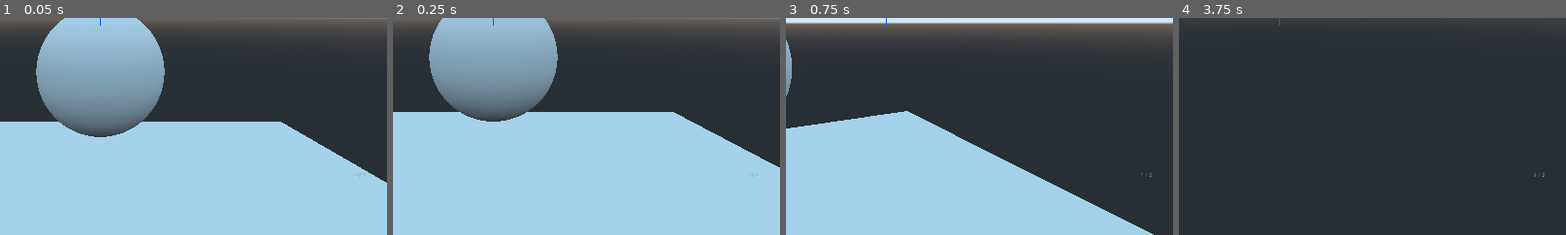
Above: before the commit, frames 1-4 (left to right).
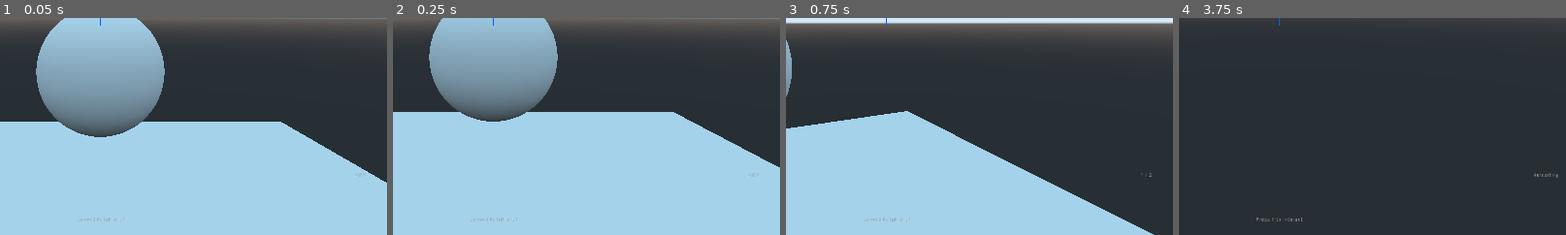
Above: after the commit, the same moments.

Repository: TheNoobBOBXD/Game2021
Game: Godot game, scene res://Scenes/World.tscn
The game is run twice, just before and just after one commit, with the same random seed, the same clock (stepped at 60 frames per second) and the same inputs.
Inputs (mouse positions are % of the whole screen's width and height, from its top left):
- Up to frame 1 (0.05 s): no input
- Up to frame 2 (0.25 s): no input
- Up to frame 3 (0.75 s): tap E (Interact, bound only after the commit) at 0.5 s; move the mouse to (55, 50) at 0.52 s; hold W (move_forward) from 0.53 s (still down); click (55, 50) at 0.6 s
- Up to frame 4 (3.75 s): keep holding W (move_forward); tap Space (jump) at 0.77, 1.52, 3.02 s; tap E (Interact, bound only after the commit) at 0.8, 1.25, 1.35, 2, 2.3, 2.75, 2.85, 3.5 s; move the mouse to (45, 50) at 1.27 s; click (45, 50) at 1.55 s; move the mouse to (52, 48) at 2.02 s; click (52, 48) at 2.1 s; move the mouse to (49, 52) at 2.77 s; click (49, 52) at 3.05 s; move the mouse to (57, 51) at 3.52 s; click (57, 51) at 3.6 s
The pictures show only the part of the screen within x 37-87%, y 50-100%; the shares and areas given below are measured in that part.

The runs differ from the first frame. In frame 1, less than 0.1% of the frame differs, in the area x 20-33%, y 91-94%; in frame 2, less than 0.1%; in frame 3, less than 0.1%; in frame 4, 0.1%, in the area x 20-98%, y 71-94%.

Commit message:
Everythingstillworkingstartinginteraction
20th may

Diff:
--- /dev/null
+++ b/PrisonEscape3D/Interactable/Interactable.gd
@@ -0,0 +1,9 @@
+extends Node
+
+class_name Interactable
+
+func get_interaction_text():
+	return "Interact"
+
+func interact():
+	print("Interacted with $s" % name)
--- /dev/null
+++ b/PrisonEscape3D/Player/Interaction.gd
@@ -0,0 +1,14 @@
+extends RayCast
+
+
+var current_collider
+onready var interaction_label = get_node("/root/World/UI/InteractionLabel"
+)
+func _process(delta):
+	var collider = get_collider()
+
+	if is_colliding() and collider is Interactable:
+		if current_collider != collider:
+			current_collider = collider
+	elif current_collider:
+		current_collider = null
--- a/PrisonEscape3D/Player/Player.tscn
+++ b/PrisonEscape3D/Player/Player.tscn
@@ -1,8 +1,9 @@
-[gd_scene load_steps=6 format=2]
+[gd_scene load_steps=7 format=2]
 
 [ext_resource path="res://Player/FPSscript.gd" type="Script" id=1]
 [ext_resource path="res://crosshair.png" type="Texture" id=2]
 [ext_resource path="res://Player/Shotgun.gd" type="Script" id=3]
+[ext_resource path="res://Player/Interaction.gd" type="Script" id=4]
 
 [sub_resource type="CapsuleShape" id=1]
 radius = 0.75
@@ -43,6 +44,9 @@
 enabled = true
 cast_to = Vector3( 0, 0, -100 )
 
+[node name="InteractionRayCast" type="RayCast" parent="Head/Camera"]
+script = ExtResource( 4 )
+
 [node name="Weapon" type="Node" parent="."]
 script = ExtResource( 3 )
 fire_rate = 1.0
--- a/PrisonEscape3D/Player/Weapon.gd
+++ b/PrisonEscape3D/Player/Weapon.gd
@@ -14,27 +14,23 @@
 
 func _ready():
 	current_ammo = clip_size
+
+
+func _process(delta):
 	if reloading:
 		ammo_label.set_text("Reloading...")
+	else:
+		ammo_label.set_text("%d / %d" % [current_ammo, clip_size])
 
-func _process(delta):
-	ammo_label.set_text("%d / %d" % [current_ammo, clip_size])
 	if Input.is_action_just_pressed("primary_fire") and can_fire:
 		#this code fire theweapon
 		if current_ammo > 0 and not reloading: #checking if gun hasammo to shoot
-			print("fired weapon")
-			can_fire = false
-			current_ammo -= 1
-			check_collision()
-			yield(get_tree().create_timer(fire_rate), "timeout")
+			fire()
+		elif not reloading: #if no ammo in gun it will reload
+			reload()
 
-			can_fire = true
-		elif not reloading: #if no ammo in gun it will reload
-			reloading = true
-			yield(get_tree().create_timer(reload_rate), "timeout")
-			reloading = false
-			current_ammo = clip_size
-			print("Reload complete")
+	if Input.is_action_just_pressed("reload") and not reloading:
+		reload()
 
 func check_collision():
 	if raycast.is_colliding():
@@ -42,3 +38,21 @@
 		if collider.is_in_group("Enemies"):
 			collider.queue_free()
 			print("Killed" + collider.name)
+
+func fire():
+	print("fired weapon")
+	can_fire = false
+	current_ammo -= 1
+	check_collision()
+	yield(get_tree().create_timer(fire_rate), "timeout")
+
+	can_fire = true
+
+
+func reload():
+
+	reloading = true
+	yield(get_tree().create_timer(reload_rate), "timeout")
+	reloading = false
+	current_ammo = clip_size
+	print("Reload complete")
--- a/PrisonEscape3D/Scenes/World.tscn
+++ b/PrisonEscape3D/Scenes/World.tscn
@@ -58,3 +58,12 @@
 __meta__ = {
 "_edit_use_anchors_": false
 }
+
+[node name="InteractionLabel" type="Label" parent="UI"]
+anchor_top = 1.0
+anchor_right = 1.0
+anchor_bottom = 1.0
+margin_top = -75.0
+text = "Press E to interact"
+align = 1
+valign = 1
--- a/PrisonEscape3D/project.godot
+++ b/PrisonEscape3D/project.godot
@@ -10,11 +10,17 @@
 
 _global_script_classes=[ {
 "base": "Node",
+"class": "Interactable",
+"language": "GDScript",
+"path": "res://Interactable/Interactable.gd"
+}, {
+"base": "Node",
 "class": "Weapon",
 "language": "GDScript",
 "path": "res://Player/Weapon.gd"
 } ]
 _global_script_class_icons={
+"Interactable": "",
 "Weapon": ""
 }
 
@@ -73,6 +79,11 @@
 "events": [ Object(InputEventKey,"resource_local_to_scene":false,"resource_name":"","device":0,"alt":false,"shift":false,"control":false,"meta":false,"command":false,"pressed":false,"scancode":82,"unicode":0,"echo":false,"script":null)
  ]
 }
+Interact={
+"deadzone": 0.5,
+"events": [ Object(InputEventKey,"resource_local_to_scene":false,"resource_name":"","device":0,"alt":false,"shift":false,"control":false,"meta":false,"command":false,"pressed":false,"scancode":69,"unicode":0,"echo":false,"script":null)
+ ]
+}
 
 [rendering]
 
